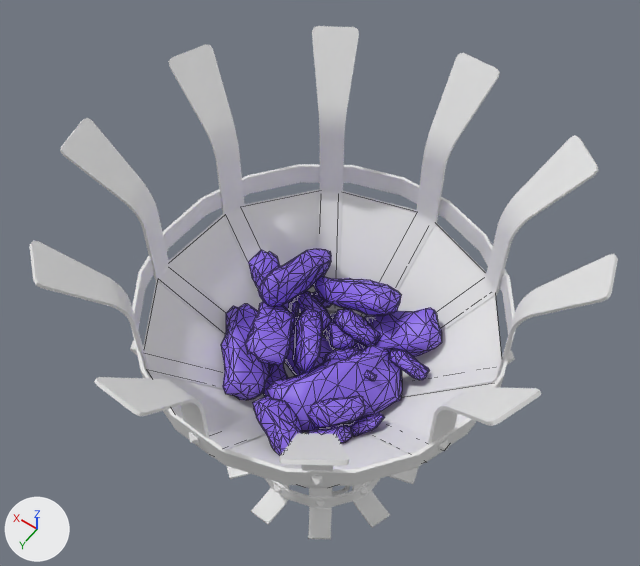
Before and after pictures for a commit that changed the FBX model Below/Assets/Resources/3DModels/GameArt/Props/Lighting/Torches/Brasero_01.fbx.
Before and after are seen from a camera (50 mm lens) standing at (-0.485, 0.687, 1.603) and looking at (0.053, -0.066, 0.421). The lights are fixed; the arrows at lower left show +X, +Y and +Z. Mesh edges are drawn as thin lines on the coarser meshes. Where no turn or scale is listed for an object, it has been applied to the vertices.
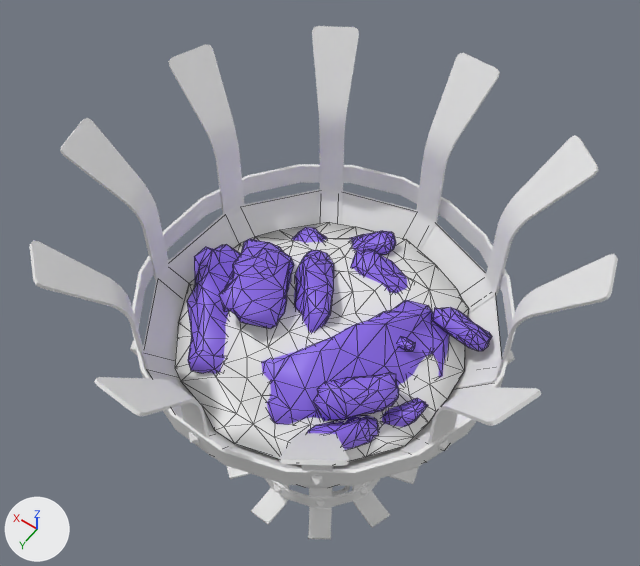
Where the newer file only moved an object's origin or applied its transform, the numbers keep the older frame.

The change in detail:
Material 'Default OBJ' (mat_default_obj) is new.
Its base color is (0.8, 0.8, 0.8) (white #e7e7e7).
Mesh me_ashes_002 is new.
It has 220 vertices, 435 faces and spans x -0.23..0.242, y -0.246..0.245, z 0.287..0.47.
It uses material mat_default_obj (white #e7e7e7).
Mesh me_plane_006_1 is new.
It has 985 vertices, 1922 faces and spans x -0.249..0.246, y -0.194..0.222, z -0.073..0.117.
It uses material mat_charcoal (purple #8a68e7).
Object 'Plane' (ob_plane) is deleted.
Object 'Ashes' (ob_ashes) is new; it shows me_ashes_002.
Its location is (0.0, 0.0, 0.0).
Object 'Charcoal' (ob_charcoal) is new; it shows me_plane_006_1.
Its location is (0.006, -0.02, 0.405).

Where the change shows, as pixel boxes (x1, y1, x2, y2) in the pictures (640 x 566 px):
'Charcoal', added (purple): after (187, 227, 492, 450)
'Plane', deleted (purple): before (221, 249, 442, 455)
'Ashes', added: after (175, 222, 469, 461)
